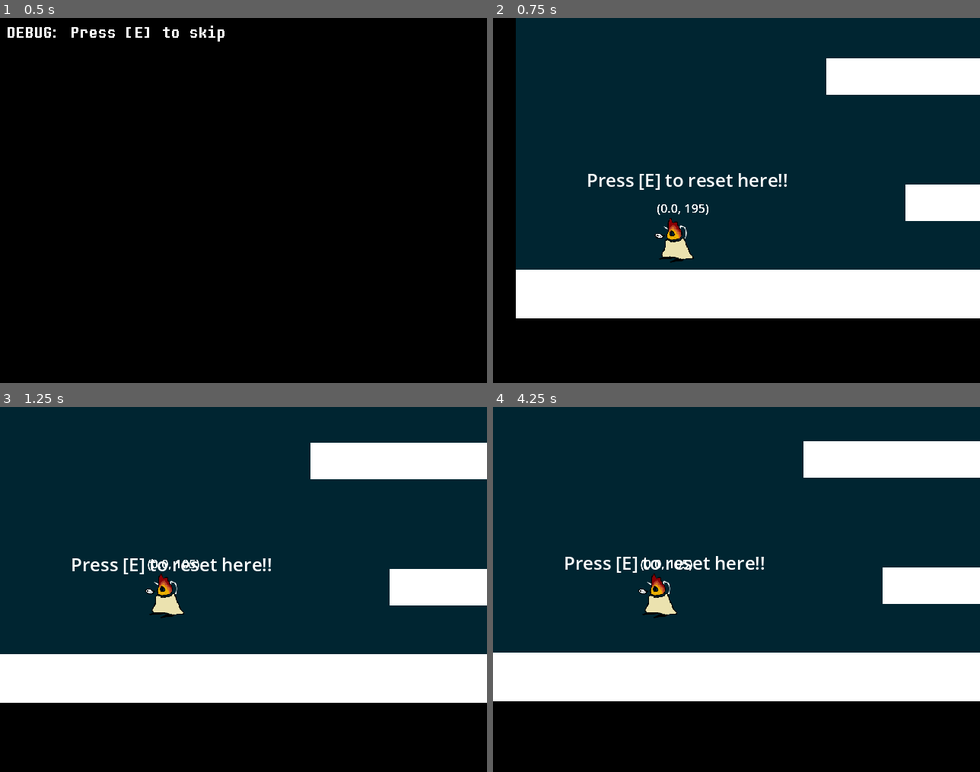
Above: before the commit, frames 1-4 (two rows, left to right).
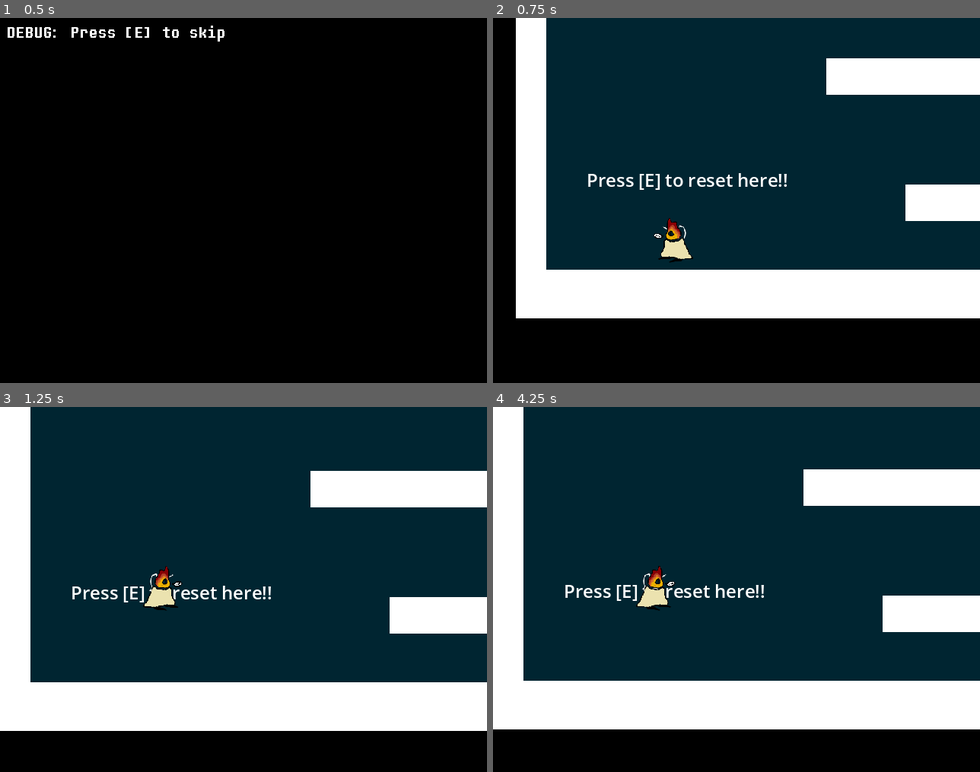
Above: after the commit, the same moments.

Repository: cloverian/a-sea-full
Game: Godot game, scene res://scenes/initialscene.tscn
The game is run twice, just before and just after one commit, with the same random seed, the same clock (stepped at 60 frames per second) and the same inputs.
Inputs:
- Up to frame 1 (0.5 s): no input
- Up to frame 2 (0.75 s): tap E (E) at 0.5 s; tap A (A) at 0.6 s
- Up to frame 3 (1.25 s): tap Space (Jump) at 0.77 s; tap D (D) at 0.8 s
- Up to frame 4 (4.25 s): tap E (E) at 1.25, 1.55, 2, 2.1, 2.75, 3.5 s; tap D (D) at 1.35, 3.8 s; tap Space (Jump) at 1.52, 3.02, 3.77 s; tap S (S) at 2.3, 2.85 s; tap A (A) at 3.05, 3.6 s

Frame 1 is identical in both runs. In frame 2, 4.6% of the frame differs, in the area x 4-45%, y 0-69%; in frame 3, 30%, in the area x 0-100%, y 0-89%; in frame 4, 30%.

Commit message:
Didn't fix moonwalk but refactored player code a bit

Diff:
--- a/scenes/map.tscn
+++ b/scenes/map.tscn
@@ -14,6 +14,12 @@
 
 [sub_resource type="RectangleShape2D" id="RectangleShape2D_paxxb"]
 size = Vector2(384, 48)
+
+[sub_resource type="StyleBoxFlat" id="StyleBoxFlat_paxxb"]
+bg_color = Color(1, 1, 1, 1)
+
+[sub_resource type="RectangleShape2D" id="RectangleShape2D_gldc4"]
+size = Vector2(50, 492)
 
 [node name="Map" type="Node2D"]
 
@@ -82,3 +88,26 @@
 offset_bottom = 326.0
 theme_override_font_sizes/font_size = 24
 text = "Press [E] to reset here!!"
+
+[node name="Wall" type="StaticBody2D" parent="."]
+
+[node name="Panel" type="Panel" parent="Wall"]
+offset_right = 40.0
+offset_bottom = 480.0
+theme_override_styles/panel = SubResource("StyleBoxFlat_paxxb")
+
+[node name="CollisionShape2D" type="CollisionShape2D" parent="Wall"]
+position = Vector2(15, 236)
+shape = SubResource("RectangleShape2D_gldc4")
+
+[node name="Wall2" type="StaticBody2D" parent="."]
+
+[node name="Panel" type="Panel" parent="Wall2"]
+offset_left = 2522.0
+offset_right = 2562.0
+offset_bottom = 480.0
+theme_override_styles/panel = SubResource("StyleBoxFlat_paxxb")
+
+[node name="CollisionShape2D" type="CollisionShape2D" parent="Wall2"]
+position = Vector2(2540, 240)
+shape = SubResource("RectangleShape2D_gldc4")
--- a/scenes/player.tscn
+++ b/scenes/player.tscn
@@ -25,15 +25,15 @@
 sprite_frames = SubResource("SpriteFrames_onrkg")
 
 [node name="GeneralCollision" type="CollisionShape2D" parent="."]
-visible = false
 position = Vector2(-6, 18)
 shape = SubResource("RectangleShape2D_i3pqv")
 
 [node name="Label" type="Label" parent="."]
-offset_left = -43.0
-offset_top = -97.0
-offset_right = 42.0
-offset_bottom = -52.0
+visible = false
+offset_left = -44.0
+offset_top = -129.0
+offset_right = 41.0
+offset_bottom = -84.0
 theme_override_font_sizes/font_size = 32
 text = "0.0"
 horizontal_alignment = 1
--- a/scripts/player.gd
+++ b/scripts/player.gd
@@ -1,15 +1,18 @@
 extends CharacterBody2D
 
-const MAXSPEED : float = 300.0
-const ACCELERATION : float = 30.0
-const JUMP_VELOCITY : float = -300.0
+const MAXSPEED : float = 250.0
+const ACCELERATION : float = 35.0
+const JUMP_VELOCITY : float = -400.0
 const GRAVITY : Vector2 = Vector2(0.0, 900.0)
+var turn : bool = false # R -> left, F -> right
 var jumps : int = 0
+var direction : float = 0.0
 
 func _process(_delta) -> void:
 	if Input.is_action_just_pressed("E"):
 		position = Vector2(215, 350)
-	$Label.text = "(" + str(velocity.x) + ", " + str(roundi(velocity.y)) + ")"
+		velocity.x = 0
+	$Label.text = "(" + str(velocity.x) + ", " + str(roundi(velocity.y)) + ")\n" + str(direction)
 
 func _physics_process(delta: float) -> void:
 	if not is_on_floor():
@@ -27,8 +30,10 @@
 		velocity.y = -JUMP_VELOCITY * 7
 		# TODO: Better fastfall maybe?
 
-	var direction : float = Input.get_axis("A", "D")
-	$Sprite.flip_h = true if not Global.isNegative(direction) else false
+	direction = Input.get_axis("A", "D")
+	if direction:
+		turn = not Global.isNegative(direction)
+	$Sprite.flip_h = turn
 
 	if direction:
 		velocity.x += (direction * ACCELERATION) if abs(velocity.x) < MAXSPEED else 0.0
Not shown: 1 places in scenes/map.tscn that only renumber resources
